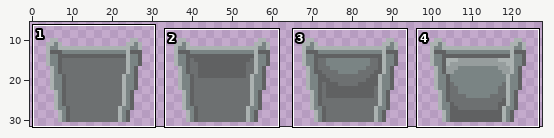
Pixel-art file -- Art/gate_1.aseprite. Above: a wide view before the commit, with the close-up outlined.
Close-up. Before the edit:
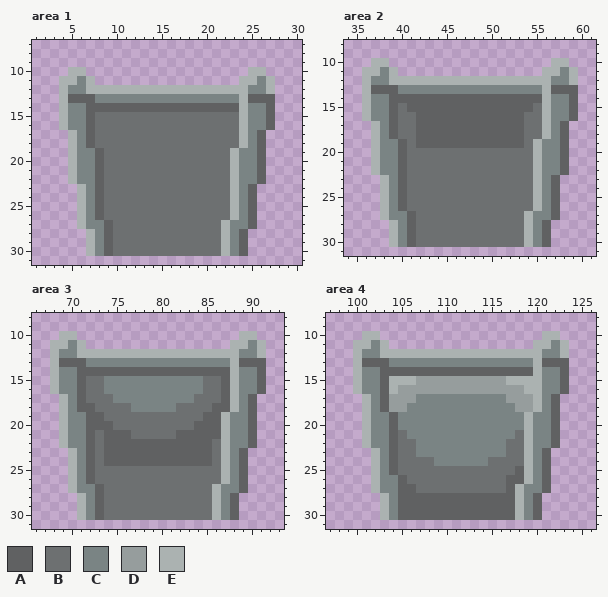
128x32 pixels, 1 frame. Colours within 5 levels of each other are drawn and written as one. Shown: area 1: x 1..30, y 7..31; area 2: x 34..61, y 8..31; area 3: x 66..93, y 8..31; area 4: x 97..126, y 8..31. The wide view leaves out empty margins.
Palette (. is transparent): A #606162  B #6d7071  C #7a8484  D #969d9d  E #abb2b1
The same view after the edit:
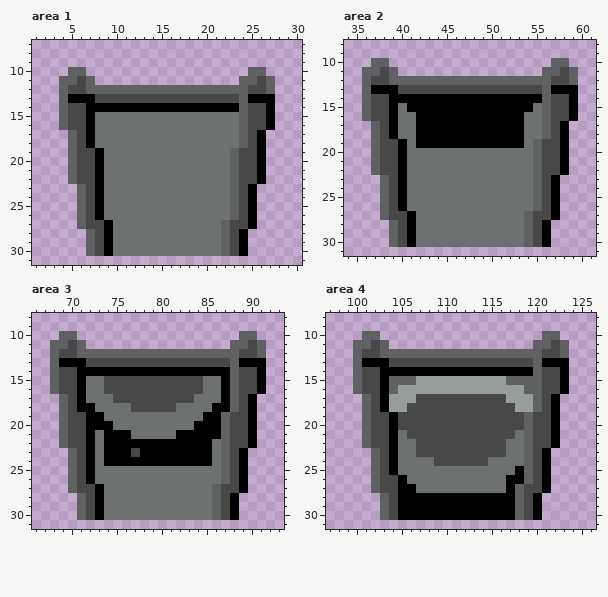
What changed:
colour A: #606162 -> #000000
colour C: #7a8484 -> #484848
colour E: #abb2b1 -> #606162
Area 3:
y 23: x 77 A -> C
Changed places in both close-ups, as pixel boxes (x1, y1, x2, y2):
changed: (59, 67, 275, 256)
changed: (362, 58, 578, 247)
changed: (50, 331, 266, 520)
changed: (353, 331, 569, 520)
